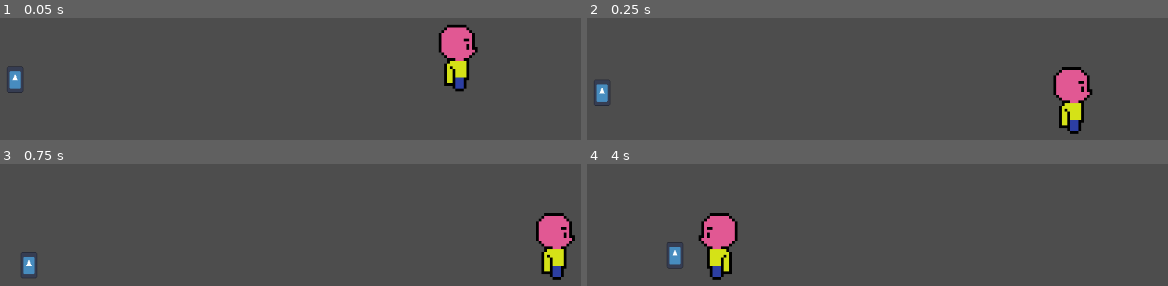
Above: before the commit, frames 1-4 (two rows, left to right).
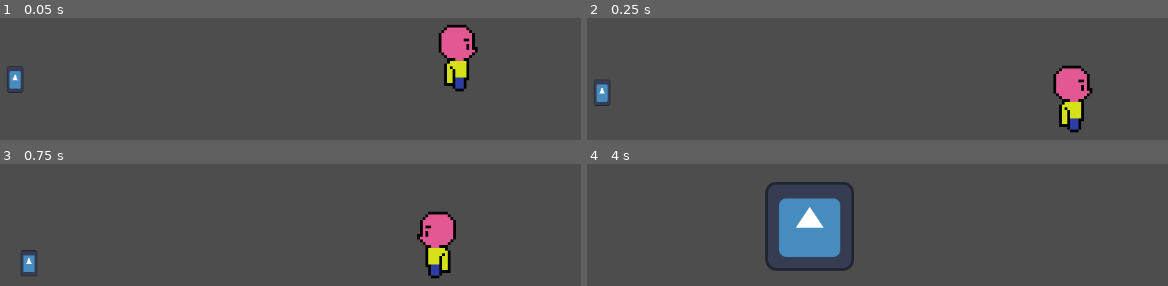
Above: after the commit, the same moments.

Repository: inukhann/AlpisteJam
Game: Godot game, scene res://scenes/teste.tscn
Same seed, same stepped clock (60 frames per second), same inputs: the game is played once before the commit and once after it. This scene is started directly instead of the project's main scene. The engine's default icon, where the game draws it, is replaced by a stand-in: a white triangle on a blue panel in a dark square.
Inputs:
- Up to frame 1 (0.05 s): no input
- Up to frame 2 (0.25 s): no input
- Up to frame 3 (0.75 s): hold Right (MOVE_RIGHT) from 0.53 s (still down)
- Up to frame 4 (4 s): tap W (JUMP) at 0.77, 1.52, 3.02, 3.77 s; release Right (MOVE_RIGHT) at 1.28 s; hold Left (MOVE_LEFT) 1.28-2.03 s; hold Right (MOVE_RIGHT) 2.03-3.53 s; hold Left (MOVE_LEFT) from 3.53 s (still down)

Frame 1 is identical in both runs. In frame 2, 0.5% of the frame differs, in the area x 80-87%, y 39-96%; in frame 3, 5.4%; in frame 4, 9.5%, in the area x 13-46%, y 14-96%.

Commit message:
aaaaaaaa

Diff:
--- a/LimbPunk/scenes/teste.tscn
+++ b/LimbPunk/scenes/teste.tscn
@@ -1,10 +1,13 @@
-[gd_scene load_steps=4 format=3 uid="uid://t7s02ar8rpmm"]
+[gd_scene load_steps=5 format=3 uid="uid://t7s02ar8rpmm"]
 
 [ext_resource type="PackedScene" uid="uid://deaj2dwrifxw5" path="res://scenes/Spark.tscn" id="1_7i37c"]
 [ext_resource type="PackedScene" uid="uid://d3eq82joidhug" path="res://scenes/cyber_zumbi.tscn" id="1_sejva"]
 
 [sub_resource type="RectangleShape2D" id="RectangleShape2D_ebx7q"]
 size = Vector2(1170, 1)
+
+[sub_resource type="RectangleShape2D" id="RectangleShape2D_qmpfl"]
+size = Vector2(258, 20)
 
 [node name="teste" type="Node2D"]
 position = Vector2(374, 434)
@@ -17,7 +20,7 @@
 collision_mask = 3
 
 [node name="CollisionShape2D" type="CollisionShape2D" parent="StaticBody2D"]
-position = Vector2(194, -10.5)
+position = Vector2(164, -13)
 shape = SubResource("RectangleShape2D_ebx7q")
 
 [node name="StaticBody2D" type="StaticBody2D" parent="StaticBody2D"]
@@ -39,3 +42,11 @@
 [node name="Spark" parent="." instance=ExtResource("1_7i37c")]
 position = Vector2(-48, -89)
 collision_mask = 2
+
+[node name="StaticBody2D2" type="StaticBody2D" parent="."]
+collision_layer = 8
+
+[node name="CollisionShape2D" type="CollisionShape2D" parent="StaticBody2D2"]
+position = Vector2(672, -60)
+rotation = 1.5708
+shape = SubResource("RectangleShape2D_qmpfl")
